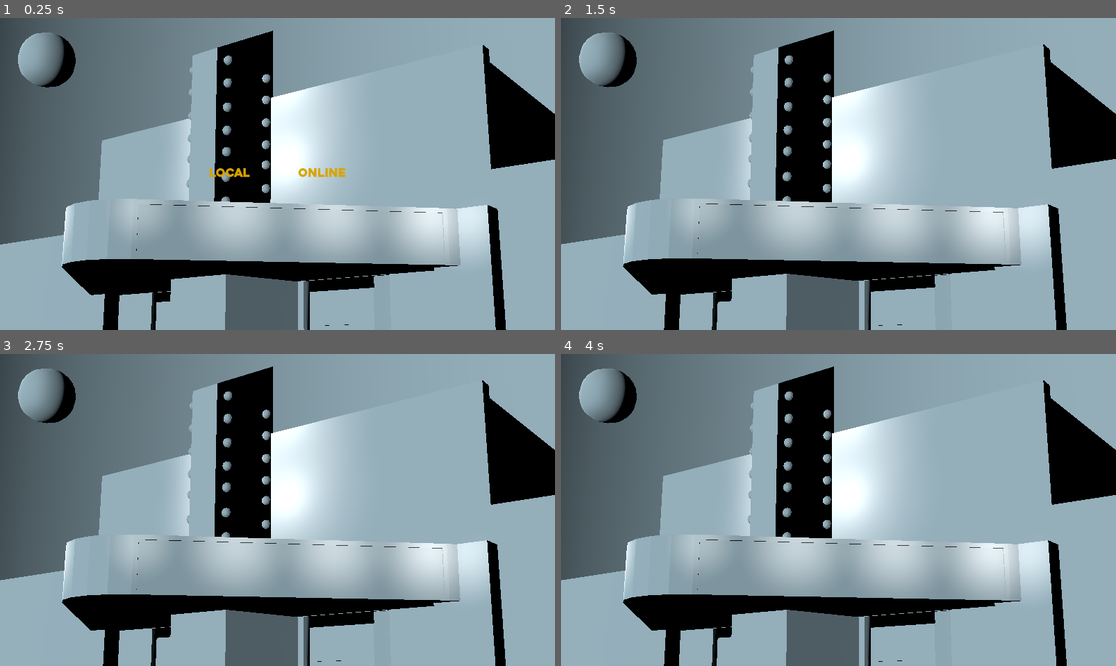
Above: before the commit, frames 1-4 (two rows, left to right).
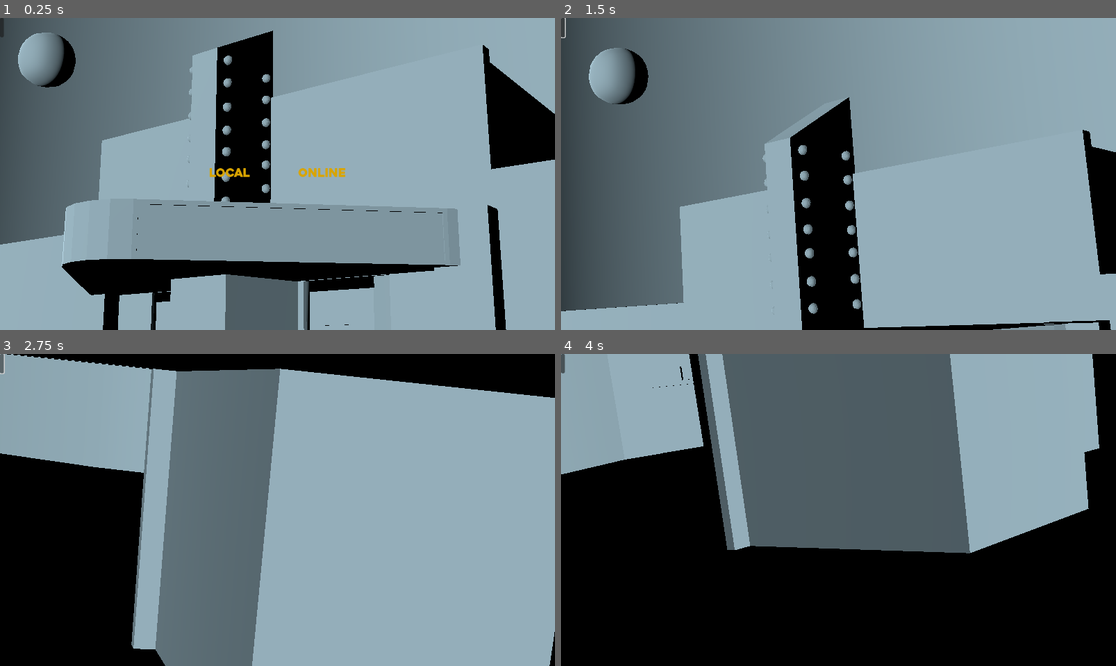
Above: after the commit, the same moments.

Repository: pixelcrust/fighting_game
Game: Godot game, scene res://ui_elements/opening_menu.tscn
Two runs of this game, one before a commit and one after it. Both use one fixed random seed, a clock stepped at 60 frames per second and the inputs below. This scene is started directly instead of the project's main scene.
Inputs (mouse positions are in pixels of both pictures, inside the frame that each line leads up to):
- Up to frame 1 (0.25 s): no input
- Up to frame 2 (1.5 s): click "Local" at 0.5 s; click (561, 27) at 1.27 s
- Up to frame 3 (2.75 s): hold D (key_right_0) from 2.03 s (still down); tap V (key_attack1_0) at 2.1 s; tap W (key_jump_0) at 2.27 s
- Up to frame 4 (4 s): release D (key_right_0) at 2.78 s; hold A (key_left_0) 2.78-3.5 s; tap K (key_attack1_1) at 2.85 s; tap W (key_jump_0) at 3.02 s; click (777, 510) at 3.5 s, where only the run after the commit has a clickable "2 Players"

The runs differ from the first frame. In frame 1, 13% of the frame differs, in the area x 0-89%, y 0-79%; in frame 2, 40%; in frame 3, 63%; in frame 4, 81%, in the area x 0-100%, y 0-100%.

Commit message:
Opening_Menu
The opening menu is working up to selecting a character. I want to look into that more before I set things up too far

Diff:
--- a/ui_elements/opening_menu.tscn
+++ b/ui_elements/opening_menu.tscn
@@ -213,6 +213,12 @@
 
 [node name="Open_Theater2" parent="." instance=ExtResource("1_j62pw")]
 
+[node name="Skeleton3D" parent="Open_Theater2/Open_Theater" index="0"]
+bones/0/rotation = Quaternion(-0.00760535, 1.19206e-07, -9.06631e-10, 0.999971)
+bones/1/rotation = Quaternion(-0.00760535, 1.19206e-07, -9.06631e-10, 0.999971)
+bones/2/rotation = Quaternion(-0.00760535, 1.19206e-07, -9.06631e-10, 0.999971)
+bones/3/rotation = Quaternion(-0.00760535, 1.19206e-07, -9.06631e-10, 0.999971)
+
 [node name="theater" parent="." instance=ExtResource("2_dt4nh")]
 
 [node name="Lights_Out" type="Node3D" parent="theater"]
@@ -285,7 +291,140 @@
 transform = Transform3D(-0.0567451, 0, 0.998389, 0, 1, 0, -0.998389, 0, -0.0567451, -1.15697, 2.87335, 10.5089)
 omni_range = 1.22231
 
+[node name="Lights_in" type="Node3D" parent="theater"]
+
+[node name="OmniLight3D" type="OmniLight3D" parent="theater/Lights_in"]
+transform = Transform3D(1, 0, 0, 0, 1, 0, 0, 0, 1, -6.92078, 2.07356, 3.87831)
+light_color = Color(0.999796, 0.916408, 0.812114, 1)
+shadow_enabled = true
+omni_range = 11.352
+omni_attenuation = 3.39
+omni_shadow_mode = 0
+
+[node name="OmniLight3D2" type="OmniLight3D" parent="theater/Lights_in"]
+transform = Transform3D(1, 0, 0, 0, 1, 0, 0, 0, 1, -8.14889, 2.07356, 3.87831)
+light_color = Color(0.999796, 0.916408, 0.812114, 1)
+shadow_enabled = true
+omni_range = 11.352
+omni_attenuation = 3.39
+omni_shadow_mode = 0
+
+[node name="OmniLight3D3" type="OmniLight3D" parent="theater/Lights_in"]
+transform = Transform3D(1, 0, 0, 0, 1, 0, 0, 0, 1, -9.26783, 2.07356, 3.87831)
+light_color = Color(0.999796, 0.916408, 0.812114, 1)
+shadow_enabled = true
+omni_range = 11.352
+omni_attenuation = 3.39
+omni_shadow_mode = 0
+
+[node name="OmniLight3D4" type="OmniLight3D" parent="theater/Lights_in"]
+transform = Transform3D(1, 0, 0, 0, 1, 0, 0, 0, 1, -10.4886, 2.07356, 3.87831)
+light_color = Color(0.999796, 0.916408, 0.812114, 1)
+shadow_enabled = true
+omni_range = 11.352
+omni_attenuation = 3.39
+omni_shadow_mode = 0
+
+[node name="OmniLight3D5" type="OmniLight3D" parent="theater/Lights_in"]
+transform = Transform3D(1, 0, 0, 0, 1, 0, 0, 0, 1, -6.92078, 2.07356, 1.23515)
+light_color = Color(0.999796, 0.916408, 0.812114, 1)
+shadow_enabled = true
+omni_range = 11.352
+omni_attenuation = 3.39
+omni_shadow_mode = 0
+
+[node name="OmniLight3D6" type="OmniLight3D" parent="theater/Lights_in"]
+transform = Transform3D(1, 0, 0, 0, 1, 0, 0, 0, 1, -8.14889, 2.07356, 1.23515)
+light_color = Color(0.999796, 0.916408, 0.812114, 1)
+shadow_enabled = true
+omni_range = 11.352
+omni_attenuation = 3.39
+omni_shadow_mode = 0
+
+[node name="OmniLight3D7" type="OmniLight3D" parent="theater/Lights_in"]
+transform = Transform3D(1, 0, 0, 0, 1, 0, 0, 0, 1, -9.26783, 2.07356, 1.23515)
+light_color = Color(0.999796, 0.916408, 0.812114, 1)
+shadow_enabled = true
+omni_range = 11.352
+omni_attenuation = 3.39
+omni_shadow_mode = 0
+
+[node name="OmniLight3D8" type="OmniLight3D" parent="theater/Lights_in"]
+transform = Transform3D(1, 0, 0, 0, 1, 0, 0, 0, 1, -10.4886, 2.07356, 1.23515)
+light_color = Color(0.999796, 0.916408, 0.812114, 1)
+shadow_enabled = true
+omni_range = 11.352
+omni_attenuation = 3.39
+omni_shadow_mode = 0
+
+[node name="OmniLight3D9" type="OmniLight3D" parent="theater/Lights_in"]
+transform = Transform3D(0.020384, 0, 0.999792, 0, 1, 0, -0.999792, 0, 0.020384, -13.5758, 2.07356, -0.55021)
+light_color = Color(0.999796, 0.916408, 0.812114, 1)
+shadow_enabled = true
+omni_range = 11.352
+omni_attenuation = 3.39
+omni_shadow_mode = 0
+
+[node name="OmniLight3D10" type="OmniLight3D" parent="theater/Lights_in"]
+transform = Transform3D(0.020384, 0, 0.999792, 0, 1, 0, -0.999792, 0, 0.020384, -13.6008, 2.07356, 0.677638)
+light_color = Color(0.999796, 0.916408, 0.812114, 1)
+shadow_enabled = true
+omni_range = 11.352
+omni_attenuation = 3.39
+omni_shadow_mode = 0
+
+[node name="OmniLight3D11" type="OmniLight3D" parent="theater/Lights_in"]
+transform = Transform3D(0.020384, 0, 0.999792, 0, 1, 0, -0.999792, 0, 0.020384, -13.6236, 2.07356, 1.79635)
+light_color = Color(0.999796, 0.916408, 0.812114, 1)
+shadow_enabled = true
+omni_range = 11.352
+omni_attenuation = 3.39
+omni_shadow_mode = 0
+
+[node name="OmniLight3D12" type="OmniLight3D" parent="theater/Lights_in"]
+transform = Transform3D(0.020384, 0, 0.999792, 0, 1, 0, -0.999792, 0, 0.020384, -13.6485, 2.07356, 3.01681)
+light_color = Color(0.999796, 0.916408, 0.812114, 1)
+shadow_enabled = true
+omni_range = 11.352
+omni_attenuation = 3.39
+omni_shadow_mode = 0
+
+[node name="OmniLight3D13" type="OmniLight3D" parent="theater/Lights_in"]
+transform = Transform3D(0.020384, 0, 0.999792, 0, 1, 0, -0.999792, 0, 0.020384, -16.7754, 2.62252, -2.09576)
+light_color = Color(0.999796, 0.916408, 0.812114, 1)
+shadow_enabled = true
+omni_range = 11.352
+omni_attenuation = 3.39
+omni_shadow_mode = 0
+
+[node name="OmniLight3D14" type="OmniLight3D" parent="theater/Lights_in"]
+transform = Transform3D(0.020384, 0, 0.999792, 0, 1, 0, -0.999792, 0, 0.020384, -16.8004, 2.62252, -0.204647)
+light_color = Color(0.999796, 0.916408, 0.812114, 1)
+shadow_enabled = true
+omni_range = 11.352
+omni_attenuation = 3.39
+omni_shadow_mode = 0
+
+[node name="OmniLight3D15" type="OmniLight3D" parent="theater/Lights_in"]
+transform = Transform3D(0.020384, 0, 0.999792, 0, 1, 0, -0.999792, 0, 0.020384, -16.8232, 2.62252, 1.72886)
+light_color = Color(0.999796, 0.916408, 0.812114, 1)
+shadow_enabled = true
+omni_range = 11.352
+omni_attenuation = 3.39
+omni_shadow_mode = 0
+
+[node name="OmniLight3D16" type="OmniLight3D" parent="theater/Lights_in"]
+transform = Transform3D(0.020384, 0, 0.999792, 0, 1, 0, -0.999792, 0, 0.020384, -16.43, 2.62252, 3.61939)
+light_color = Color(0.999796, 0.916408, 0.812114, 1)
+shadow_enabled = true
+omni_range = 11.352
+omni_attenuation = 3.39
+omni_shadow_mode = 0
+
 [node name="Open_Cam2" parent="." instance=ExtResource("3_vywmo")]
+
+[node name="Skeleton3D" parent="Open_Cam2/Open_Cam" index="0"]
+bones/0/position = Vector3(10.6372, 0.196431, 19.0272)
 
 [node name="Camera" parent="Open_Cam2/Open_Cam/Skeleton3D" index="0"]
 transform = Transform3D(0.801859, 0.14414, 0.579867, 3.42727e-07, 0.970467, -0.241234, -0.597513, 0.193436, 0.778177, 10.6372, 0.196431, 19.0272)
@@ -343,7 +482,140 @@
 layout_mode = 2
 text = "Online"
 
+[node name="Number_Players" type="Control" parent="Menu_Mode"]
+layout_mode = 3
+anchors_preset = 8
+anchor_left = 0.5
+anchor_top = 0.5
+anchor_right = 0.5
+anchor_bottom = 0.5
+offset_left = -20.0
+offset_top = -20.0
+offset_right = 20.0
+offset_bottom = 20.0
+grow_horizontal = 2
+grow_vertical = 2
+theme = ExtResource("2_o8rub")
+
+[node name="HBoxContainer" type="HBoxContainer" parent="Menu_Mode/Number_Players"]
+layout_mode = 1
+anchors_preset = 8
+anchor_left = 0.5
+anchor_top = 0.5
+anchor_right = 0.5
+anchor_bottom = 0.5
+offset_left = -415.5
+offset_top = -20.0
+offset_right = 415.5
+offset_bottom = 20.0
+grow_horizontal = 2
+grow_vertical = 2
+
+[node name="1_player_btn" type="Button" parent="Menu_Mode/Number_Players/HBoxContainer"]
+layout_mode = 2
+theme = ExtResource("2_o8rub")
+theme_override_constants/h_separation = 10
+text = "1 Player"
+
+[node name="2_player_btn" type="Button" parent="Menu_Mode/Number_Players/HBoxContainer"]
+layout_mode = 2
+theme = ExtResource("2_o8rub")
+text = "2 Players"
+
+[node name="3_player_btn" type="Button" parent="Menu_Mode/Number_Players/HBoxContainer"]
+layout_mode = 2
+theme = ExtResource("2_o8rub")
+text = "3 Players"
+
+[node name="4_player_btn" type="Button" parent="Menu_Mode/Number_Players/HBoxContainer"]
+layout_mode = 2
+theme = ExtResource("2_o8rub")
+text = "4 Players"
+
+[node name="Arenas" type="Control" parent="Menu_Mode"]
+layout_mode = 3
+anchors_preset = 14
+anchor_top = 0.5
+anchor_right = 1.0
+anchor_bottom = 0.5
+grow_horizontal = 2
+grow_vertical = 2
+theme = ExtResource("2_o8rub")
+
+[node name="HBoxContainer" type="HBoxContainer" parent="Menu_Mode/Arenas"]
+layout_mode = 1
+anchors_preset = 4
+anchor_top = 0.5
+anchor_bottom = 0.5
+offset_left = 30.0
+offset_top = -12.0
+offset_right = 326.0
+offset_bottom = 12.0
+grow_vertical = 2
+theme = ExtResource("2_o8rub")
+
+[node name="Arena_01" type="Button" parent="Menu_Mode/Arenas/HBoxContainer"]
+layout_mode = 2
+theme = ExtResource("2_o8rub")
+text = "My name is That Guy"
+
+[node name="Characters" type="Control" parent="Menu_Mode"]
+layout_mode = 3
+anchors_preset = 0
+offset_right = 40.0
+offset_bottom = 40.0
+
+[node name="HBoxContainer" type="HBoxContainer" parent="Menu_Mode/Characters"]
+layout_mode = 0
+offset_right = 40.0
+offset_bottom = 40.0
+
+[node name="Usher" type="Button" parent="Menu_Mode/Characters/HBoxContainer"]
+layout_mode = 2
+
+[node name="Online_Connect" type="Control" parent="Menu_Mode"]
+layout_mode = 3
+anchors_preset = 8
+anchor_left = 0.5
+anchor_top = 0.5
+anchor_right = 0.5
+anchor_bottom = 0.5
+offset_left = -20.0
+offset_top = -20.0
+offset_right = 20.0
+offset_bottom = 20.0
+grow_horizontal = 2
+grow_vertical = 2
+theme = ExtResource("2_o8rub")
+
+[node name="HBoxContainer" type="HBoxContainer" parent="Menu_Mode/Online_Connect"]
+layout_mode = 1
+anchors_preset = 8
+anchor_left = 0.5
+anchor_top = 0.5
+anchor_right = 0.5
+anchor_bottom = 0.5
+offset_left = -20.0
+offset_top = -20.0
+offset_right = 20.0
+offset_bottom = 20.0
+grow_horizontal = 2
+grow_vertical = 2
+
+[node name="Pass" type="Button" parent="Menu_Mode/Online_Connect/HBoxContainer"]
+layout_mode = 2
+text = "PASS"
+
+[connection signal="animation_finished" from="Open_Theater2/AnimationPlayer" to="." method="_on_animation_player_door_finished"]
+[connection signal="animation_finished" from="Open_Cam2/AnimationPlayer" to="." method="_on_animation_player_animation_finished"]
 [connection signal="pressed" from="Menu_Mode/Mode/HBoxContainer/Local_btn" to="." method="_on_local_btn_pressed"]
+[connection signal="pressed" from="Menu_Mode/Mode/HBoxContainer/Online_btn" to="." method="_on_online_btn_pressed"]
+[connection signal="pressed" from="Menu_Mode/Number_Players/HBoxContainer/1_player_btn" to="." method="_on_one_player_pressed"]
+[connection signal="pressed" from="Menu_Mode/Number_Players/HBoxContainer/2_player_btn" to="." method="_on_two_player_pressed"]
+[connection signal="pressed" from="Menu_Mode/Number_Players/HBoxContainer/3_player_btn" to="." method="_on_three_player_pressed"]
+[connection signal="pressed" from="Menu_Mode/Number_Players/HBoxContainer/4_player_btn" to="." method="_on_four_player_pressed"]
+[connection signal="pressed" from="Menu_Mode/Arenas/HBoxContainer/Arena_01" to="." method="_on_arena_01_pressed"]
+[connection signal="pressed" from="Menu_Mode/Online_Connect/HBoxContainer/Pass" to="." method="_on_pass_pressed"]
 
 [editable path="Open_Theater2"]
 [editable path="theater"]
--- a/ui_elements/start_menu.gd
+++ b/ui_elements/start_menu.gd
@@ -3,29 +3,111 @@
 @onready var open_cam = $Open_Cam2/Open_Cam/Skeleton3D/Camera/Camera
 @onready var mode = $Menu_Mode/Mode
 @onready var open_anim = $Open_Cam2/AnimationPlayer
+@onready var door_anim = $Open_Theater2/AnimationPlayer
+@onready var num_player = $Menu_Mode/Number_Players
+@onready var arena = $Menu_Mode/Arenas
+@onready var characters = $Menu_Mode/Characters
+@onready var connect = $Menu_Mode/Online_Connect
 
 var mode_set_local = false
 var mode_set_online = false
+var mode_set_ready = false
+var num_set_stored = false
+var arena_ready = false
+var connect_ready = false
+
+var  player_count = 0
+var arena_set: String
 
 func _ready() -> void:
-	mode.visible = true
+	mode_set_ready = true
 	open_cam.current = true
 
+	mode.visible = true
+	num_player.visible = false
+	arena.visible = false
+	connect.visible = false
 
 func _process(_delta: float) -> void:
+	if mode_set_ready == true:
+		open_anim.play("Select_Mode")
+
 	if mode_set_local == true:
 		mode.visible = false
 		open_anim.play("Select_Num")
-	elif mode_set_local == false:
-			open_anim.play("Select_Mode")
 
 	if mode_set_online == true:
 		mode.visible = false
 		open_anim.play("Select_Connection")
-	elif mode_set_online == false:
-			open_anim.play("Select_Mode")
+		door_anim.play("D02_Open")
+
+	if num_set_stored == true:
+		num_player.visible = false
+		open_anim.play("Select_Arena")
+
+	if arena_ready == true:
+		arena.visible = false
+		open_anim.play("Select_Character")
+		door_anim.play("D01_Open")
+
+	if connect_ready == true:
+		connect.visible = false
+		open_anim.play("Select_Online_Character")
+#Buttons
+func _on_local_btn_pressed() -> void:
+	mode_set_ready = false
+	mode_set_local = true
+
+func _on_online_btn_pressed() -> void:
+	mode_set_ready = false
+	mode_set_online = true
+
+func _on_one_player_pressed() -> void:
+	player_count += 1
+	num_set_stored = true
+
+func _on_two_player_pressed() -> void:
+	player_count += 2
+	num_set_stored = true
+
+func _on_three_player_pressed() -> void:
+	player_count += 3
+	num_set_stored = true
+
+func _on_four_player_pressed() -> void:
+	player_count += 4
+	num_set_stored = true
+
+func _on_arena_01_pressed() -> void:
+	arena_set = "arena_01"
+	arena_ready = true
+
+func _on_pass_pressed() -> void:
+	connect_ready = true
 
 
+#Animation Transitions
+func _on_animation_player_animation_finished(anim_name) -> void:
+	if anim_name == "Select_Num":
+		mode_set_local = false
+		num_player.visible = true
 
-func _on_local_btn_pressed() -> void:
-	mode_set_local = true
+	if anim_name == "Select_Connection":
+		mode_set_online = false
+		connect.visible = true
+
+	if anim_name == "Select_Arena":
+		num_set_stored = false
+		arena.visible = true
+
+	if anim_name == "Select_Character":
+		arena_ready = false
+		characters.visible = true
+
+	if anim_name == "Select_Online_Character":
+		connect_ready = false
+		characters.visible = true
+
+
+func _on_animation_player_door_finished(anim_name: StringName) -> void:
+	pass # Replace with function body.
